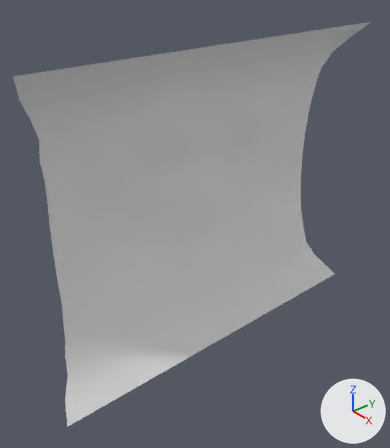
A saved change to the Blender file blender/walld_lr.blend.
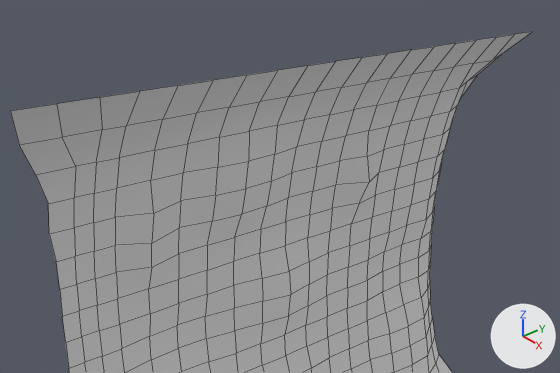
Each version is shown whole from a camera (50 mm lens) standing at (8.68, -8.45, 5.98) and looking at (-0.56, -0.68, -0.4), then close up on the part from 2% to 100% of the width and 0% to 57% of the height. Lighting does not change. The marker at lower right points along +X, +Y and +Z. The close-ups show mesh edges as thin lines.

Script lines for the objects in view, before the commit:
```python
me_grid_001 = bpy.data.meshes.new('Grid.001')
me_grid_001.from_pydata(...)  # 361 vertices, 324 faces; spans x -1.44..0.0, y -5.0..5.0, z -4.0..4.0
me_grid_001.polygons.foreach_set('use_smooth', [True] * 324)
me_grid_001.materials.append(mat_dirt)  # its picture is missing
ob_grid = bpy.data.objects.new('Grid', me_grid_001)
ob_grid.location = (0.0, 0.0, 0.0)
```
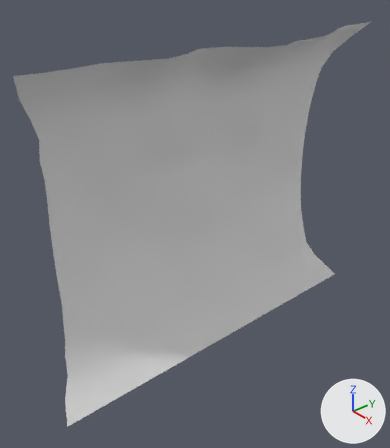
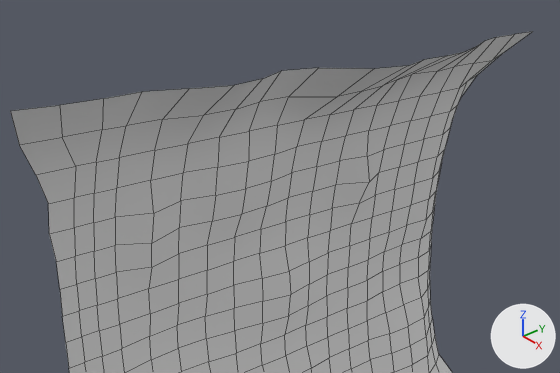
The edits, one by one:
me_grid_001 has 361 vertices, 324 faces and spans x -1.44..0.0, y -5.0..5.0, z -4.0..4.0.
me_grid_001 is used by ob_grid; location (0.0, 0.0, 0.0).
Part 1, on me_grid_001:
Vertex 19 of me_grid_001 moves from (0.0, -3.89, 4.0) at pixel (99, 97) to (0.09, -3.89, 4.0) at pixel (103, 98).
Vertex 29 of me_grid_001 moves from (0.0, -2.78, 4.0) at pixel (177, 85) to (0.25, -2.78, 4.0) at pixel (189, 88).
Vertex 39 of me_grid_001 moves from (0.0, -1.67, 4.0) at pixel (246, 75) to (0.35, -1.67, 4.0) at pixel (262, 78).
Vertex 49 of me_grid_001 moves from (0.0, -0.56, 4.0) at pixel (307, 65) to (0.23, -0.56, 4.0) at pixel (318, 67).
Vertex 59 of me_grid_001 moves from (0.0, 0.56, 4.0) at pixel (362, 57) to (0.92, 0.56, 4.0) at pixel (408, 65).
Vertex 69 of me_grid_001 moves from (0.0, 1.67, 4.0) at pixel (411, 49) to (0.73, 1.67, 4.0) at pixel (447, 55).
Vertex 79 of me_grid_001 moves from (0.0, 2.78, 4.0) at pixel (455, 43) to (0.43, 2.78, 4.0) at pixel (477, 46).
Vertex 127 of me_grid_001 moves from (0.0, -4.44, 4.0) at pixel (56, 103) to (0.08, -4.44, 4.0) at pixel (59, 105).
Vertex 143 of me_grid_001 moves from (0.0, -3.33, 4.0) at pixel (139, 91) to (0.04, -3.33, 4.0) at pixel (141, 91).
Vertex 155 of me_grid_001 moves from (-0.41, -1.67, 3.5) at pixel (229, 107) to (-0.26, -1.67, 3.5) at pixel (235, 109).
Vertex 162 of me_grid_001 moves from (0.0, -2.22, 4.0) at pixel (213, 80) to (0.45, -2.22, 4.0) at pixel (234, 85).
Vertex 182 of me_grid_001 moves from (0.0, -1.11, 4.0) at pixel (277, 70) to (0.07, -1.11, 4.0) at pixel (281, 70).
Vertex 193 of me_grid_001 moves from (-0.41, 0.56, 3.5) at pixel (341, 87) to (0.02, 0.56, 3.5) at pixel (361, 91).
Vertex 201 of me_grid_001 moves from (0.0, 0.0, 4.0) at pixel (335, 61) to (0.78, 0.0, 4.0) at pixel (374, 68).
Vertex 212 of me_grid_001 moves from (-0.41, 1.67, 3.5) at pixel (390, 78) to (-0.25, 1.67, 3.5) at pixel (397, 79).
Vertex 221 of me_grid_001 moves from (0.0, 1.11, 4.0) at pixel (387, 53) to (0.73, 1.11, 4.0) at pixel (423, 59).
Vertex 231 of me_grid_001 moves from (-0.41, 2.78, 3.5) at pixel (433, 70) to (-0.34, 2.78, 3.5) at pixel (437, 71).
Vertex 240 of me_grid_001 moves from (0.0, 2.22, 4.0) at pixel (434, 46) to (0.65, 2.22, 4.0) at pixel (466, 51).
Vertex 260 of me_grid_001 moves from (0.0, 3.33, 4.0) at pixel (476, 40) to (0.16, 3.33, 4.0) at pixel (484, 41).
Vertex 302 of me_grid_001 moves from (-0.41, -2.22, 3.5) at pixel (196, 112) to (-0.25, -2.22, 3.5) at pixel (203, 115).
Vertex 321 of me_grid_001 moves from (-0.41, 0.0, 3.5) at pixel (315, 91) to (0.06, 0.0, 3.5) at pixel (337, 96).
Vertex 331 of me_grid_001 moves from (-0.41, 1.11, 3.5) at pixel (366, 82) to (-0.06, 1.11, 3.5) at pixel (382, 85).

What differs and where, as boxes (x1, y1, x2, y2) in the close-ups (560 x 373 px; the box of a moved part takes in the faces that stretch with it):
part 1 of me_grid_001, moved or reshaped
    both: (10, 37, 496, 150)
